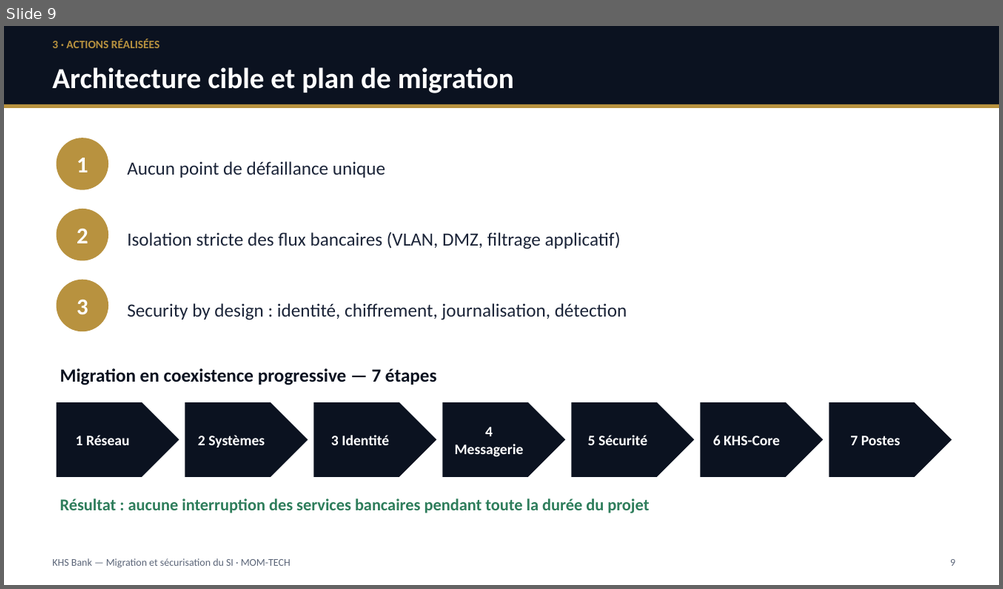
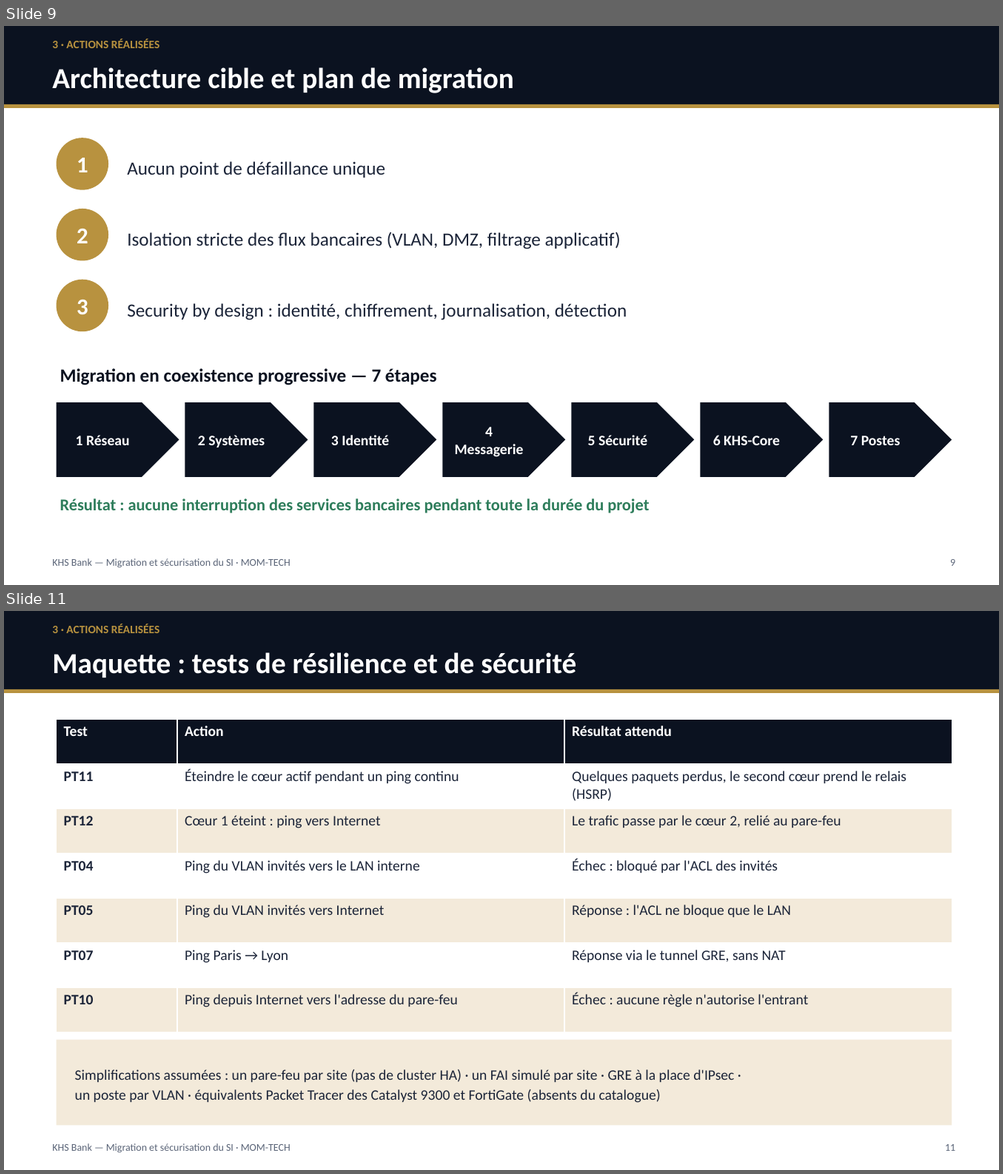
Before and after one commit to ngonomessi-cmd/projet-fin-etude, a slide deck: soutenance/Soutenance_KHS_Bank_MOM-TECH.pptx. Shown one above the other, each under a label of ours: slide 9 before the commit, slides 9 and 11 after it; the slides between them are not shown. The pictures are 1003x589 and 1003x1174 pixels, drawn with LibreOffice and Linux fonts; fonts in the diff are those of the drawing. Boxes give left, top, right and bottom in pixels: in the first picture for what was removed or moved away, otherwise in the second. Text is boxed around its words. In the diff, an @@ line names an element or a change of style, - is before the commit and + after.

```diff
--- a/soutenance/Soutenance_KHS_Bank_MOM-TECH.pptx
+++ b/soutenance/Soutenance_KHS_Bank_MOM-TECH.pptx
@@ slide 11 added at (4,611,999,1170), background #FFFFFF @@
@@ rectangle added at (4,611,999,689), fill #0B1220 @@
@@ text added at (52,624,160,633), 11 pt, text #B8923F, bold @@
+3 · ACTIONS RÉALISÉES
@@ text added at (52,652,576,678), 28 pt, text #FFFFFF, bold @@
+Maquette : tests de résilience et de sécurité
@@ rectangle added at (4,689,999,693), fill #B8923F @@
@@ table added at (57,719,951,1033), 7 rows, 3 columns @@
+Test | Action | Résultat attendu
+PT11 | Éteindre le cœur actif pendant un ping continu | Quelques paquets perdus, le second cœur prend le relais (HSRP)
+PT12 | Cœur 1 éteint : ping vers Internet | Le trafic passe par le cœur 2, relié au pare-feu
+PT04 | Ping du VLAN invités vers le LAN interne | Échec : bloqué par l'ACL des invités
+PT05 | Ping du VLAN invités vers Internet | Réponse : l'ACL ne bloque que le LAN
+PT07 | Ping Paris → Lyon | Réponse via le tunnel GRE, sans NAT
+PT10 | Ping depuis Internet vers l'adresse du pare-feu | Échec : aucune règle n'autorise l'entrant
@@ rectangle added at (57,1040,951,1126), fill #F3EADA @@
@@ text added at (75,1070,734,1103), 14 pt, text #1B2438 @@
+Simplifications assumées : un pare-feu par site (pas de cluster HA) · un FAI simulé par site · GRE à la place d'IPsec ·
+un poste par VLAN · équivalents Packet Tracer des Catalyst 9300 et FortiGate (absents du catalogue)
@@ text added at (52,1144,290,1153), 10 pt, text #5B6578 @@
+KHS Bank — Migration et sécurisation du SI · MOM-TECH
@@ text added at (945,1145,955,1151), 10 pt, text #5B6578 @@
+11
```
Also in this commit, not shown: 8 slides changed, 1 other slide added, 9 other files.
